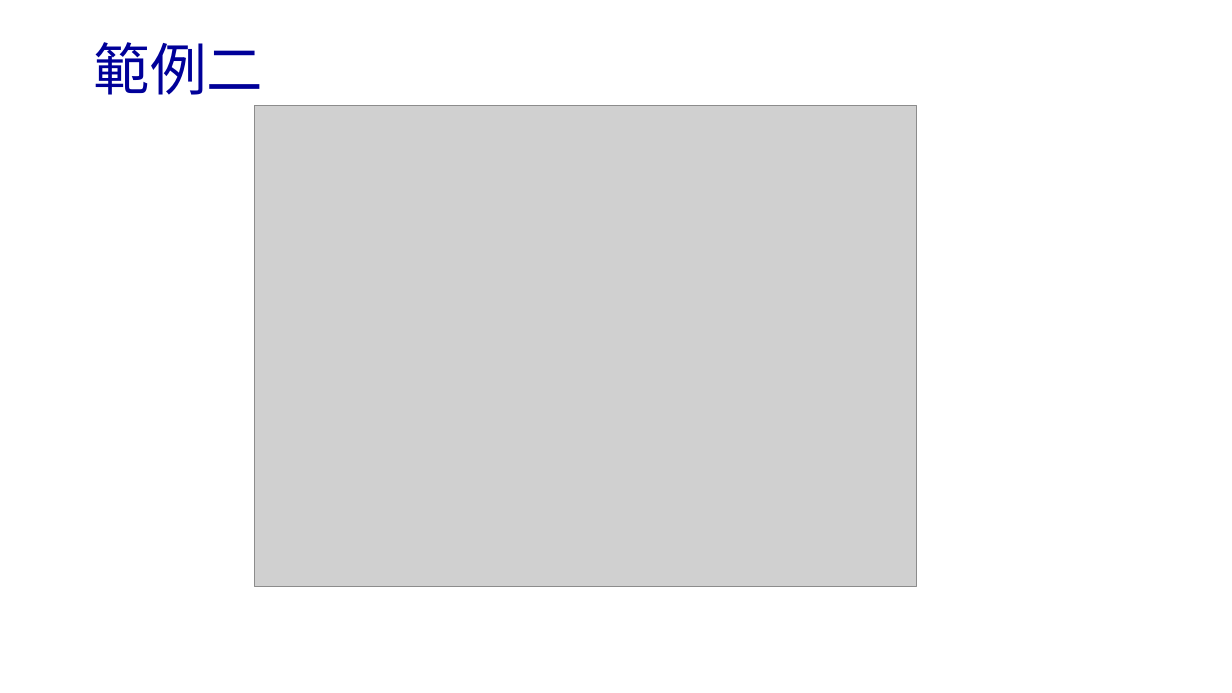
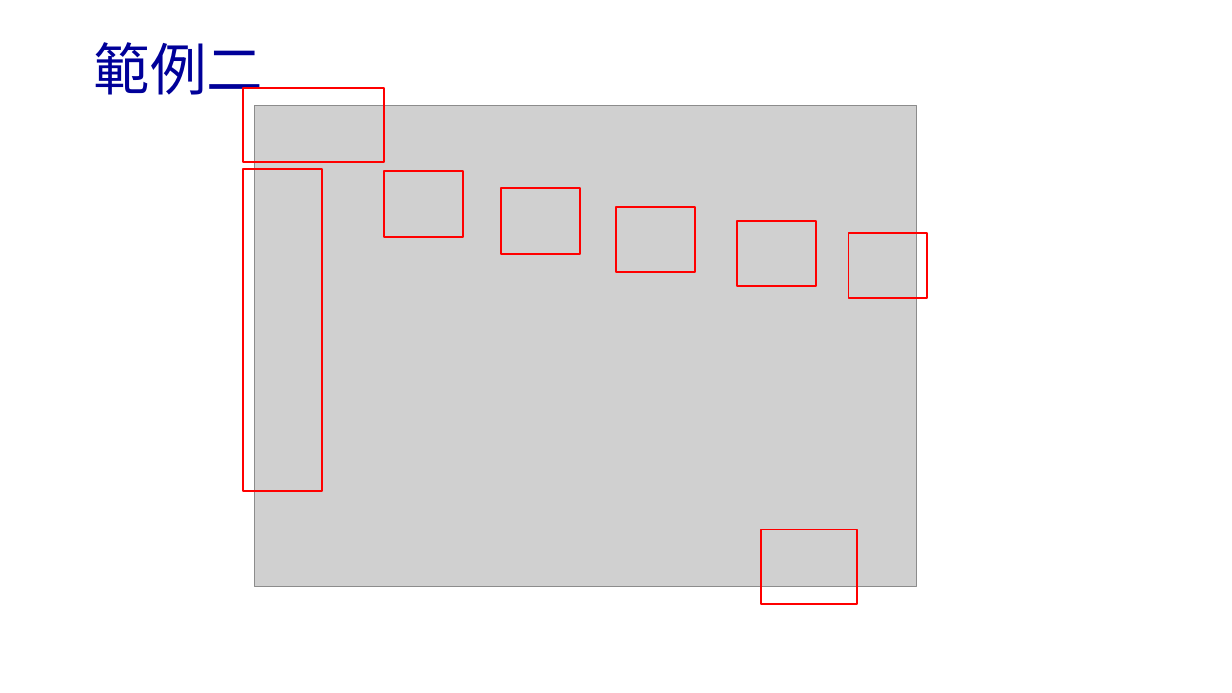
Before and after one commit to carina419/NTUST, a slide deck: slide 46 of MI5014701 科技研究與論文寫作 Technology Research and Thesis Writing/4. Figure-table.pptx. Drawn at 1232x693 pixels with LibreOffice and Linux fonts; fonts in the diff are those of the drawing; grey boxes stand for pictures. Boxes give left, top, right and bottom in pixels: in the first picture for what was removed or moved away, otherwise in the second. Text is boxed around its words. In the diff, an @@ line names an element or a change of style, - is before the commit and + after.

```diff
--- a/MI5014701 科技研究與論文寫作 Technology Research and Thesis Writing/4. Figure-table.pptx
+++ b/MI5014701 科技研究與論文寫作 Technology Research and Thesis Writing/4. Figure-table.pptx
@@ rectangle added at (243, 88, 384, 162), outline #FF0000 1.5 pt @@
@@ rectangle added at (243, 169, 322, 492), outline #FF0000 1.5 pt @@
@@ rectangle added at (384, 171, 463, 238), outline #FF0000 1.5 pt @@
@@ rectangle added at (501, 189, 579, 254), outline #FF0000 1.5 pt @@
@@ rectangle added at (616, 207, 695, 273), outline #FF0000 1.5 pt @@
@@ rectangle added at (737, 221, 815, 287), outline #FF0000 1.5 pt @@
@@ rectangle added at (848, 233, 927, 299), outline #FF0000 1.5 pt @@
@@ rectangle added at (761, 530, 858, 604), outline #FF0000 1.5 pt @@
```
Also in this commit, not shown: 16 other slides changed, 1 other file.
